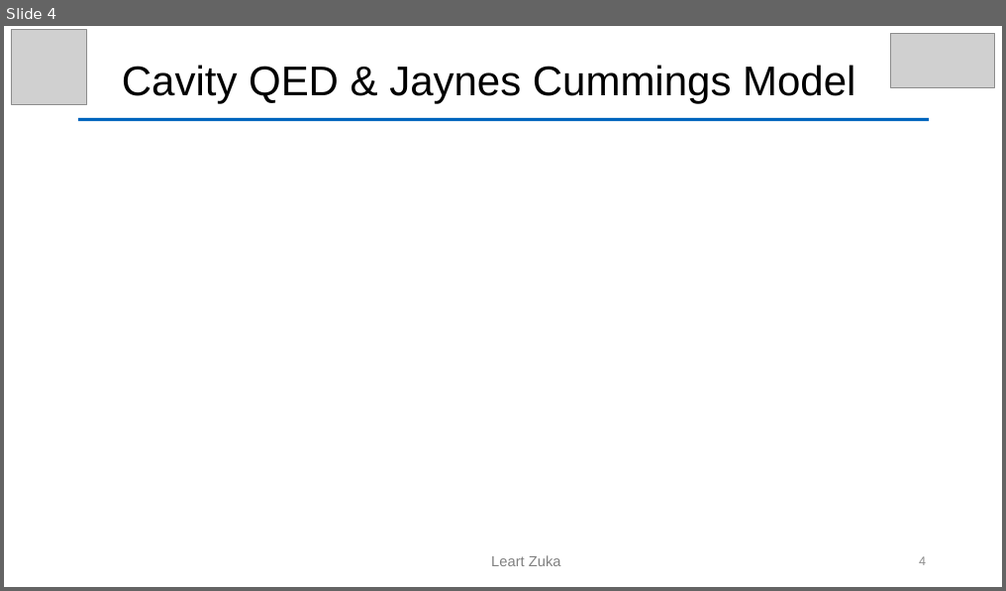
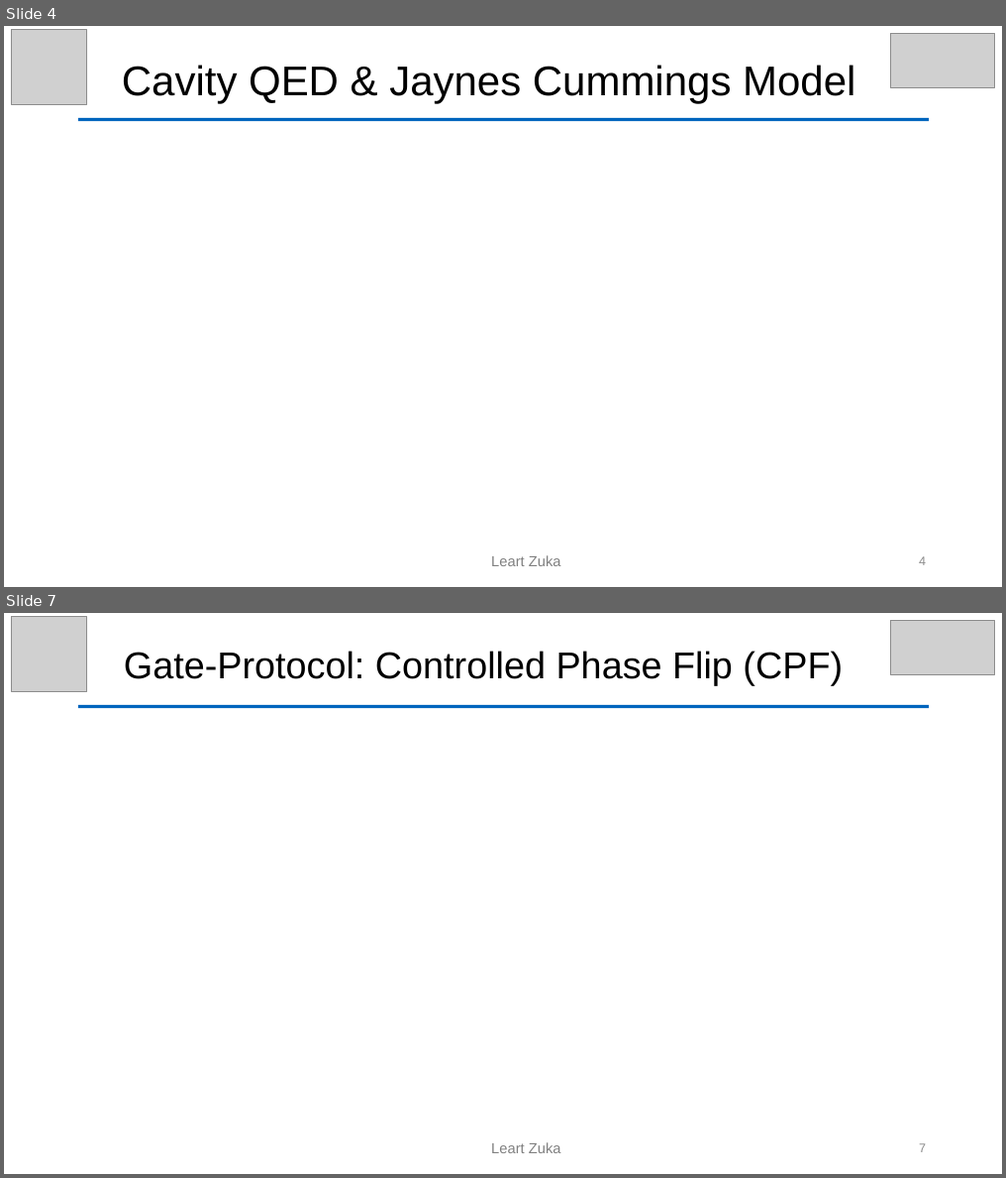
Before and after one commit to leart-zuka/Master_Thesis, a slide deck: presentations/Defense.odp. Shown one above the other, each under a label of ours: slide 4 before the commit, slides 4 and 7 after it; the slides between them are not shown. The pictures are 1006x591 and 1006x1178 pixels, drawn with LibreOffice and Linux fonts; fonts in the diff are those of the drawing; grey boxes stand for pictures. Boxes give left, top, right and bottom in pixels: in the first picture for what was removed or moved away, otherwise in the second. Text is boxed around its words. In the diff, an @@ line names an element or a change of style, - is before the commit and + after.

```diff
--- a/presentations/Defense.odp
+++ b/presentations/Defense.odp
@@ slide 7 added at [4,613,1002,1174], background #FFFFFF @@
@@ picture added at [11,617,86,692] @@
@@ picture added at [890,621,994,674] @@
@@ text added at [124,651,843,685], 36 pt, text #000000 @@
+Gate-Protocol: Controlled Phase Flip (CPF)
@@ rectangle added at [78,705,930,708], fill #0065BD @@
@@ text added at [491,1143,561,1154], 14 pt, text #808080 @@
+Leart Zuka
@@ page number added at [919,1144,926,1153], 12 pt, text #8C8C8C @@
+7
```
Also in this commit, not shown: 1 slide changed, 13 other slides added.
